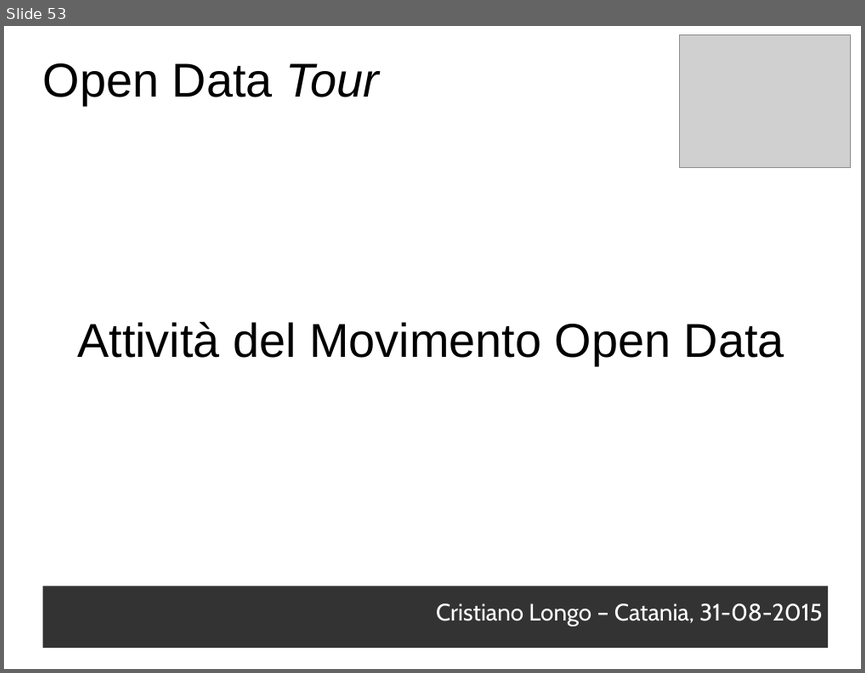
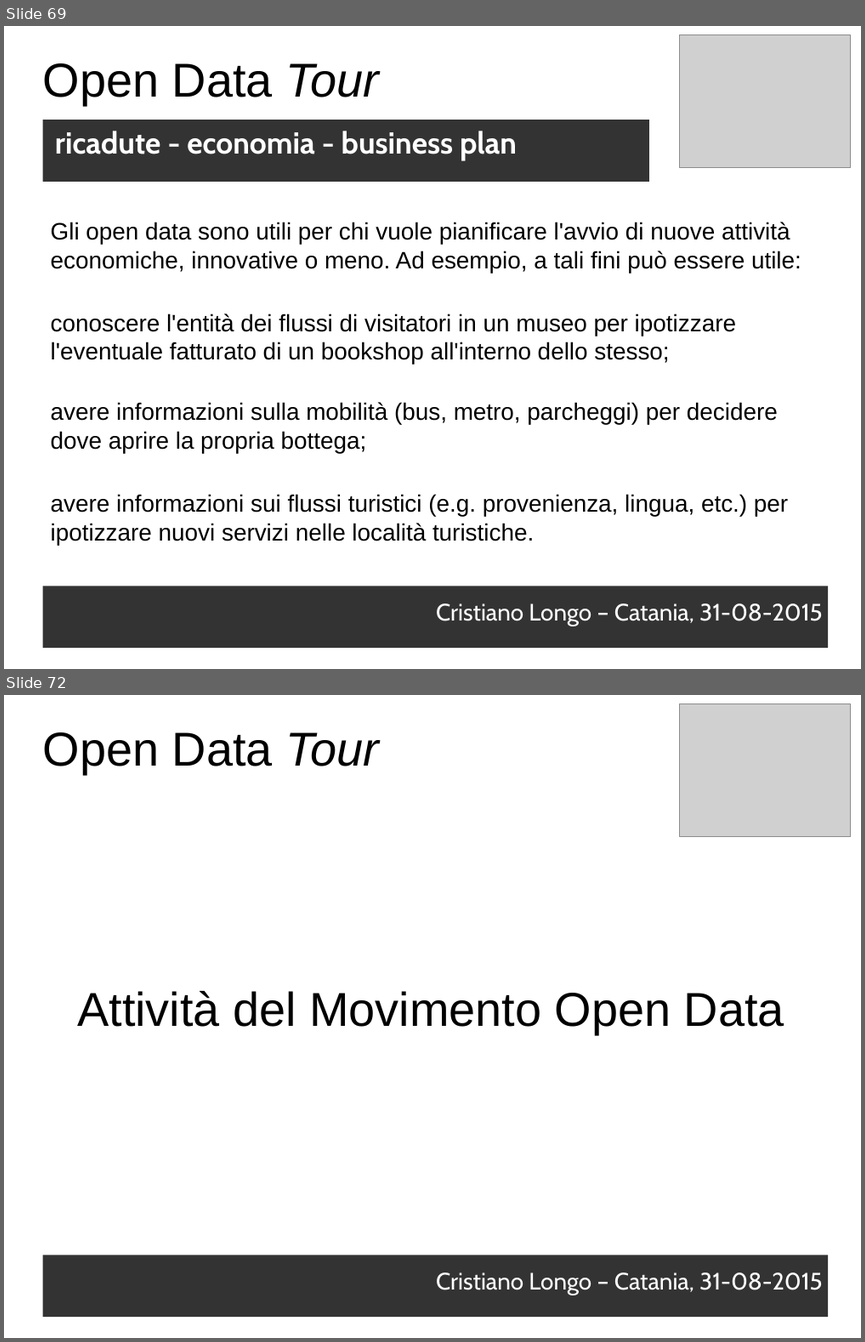
Before and after one commit to opendatahacklab/opendatatour, a slide deck: slides/31082015.odp. Shown one above the other, each under a label of ours: slide 53 before the commit, slides 69 and 72 after it; the slides between them are not shown. The pictures are 865x673 and 865x1342 pixels, drawn with LibreOffice and Linux fonts; fonts in the diff are those of the drawing; grey boxes stand for pictures. Boxes give left, top, right and bottom in pixels: in the first picture for what was removed or moved away, otherwise in the second. Text is boxed around its words. In the diff, an @@ line names an element or a change of style, - is before the commit and + after.

Commit message:
odt cope: ricadute

```diff
--- a/slides/31082015.odp
+++ b/slides/31082015.odp
@@ slide 69 added at (x1=4, y1=26, x2=861, y2=669), background #FFFFFF @@
@@ picture added at (x1=680, y1=35, x2=851, y2=167) @@
@@ text added at (x1=43, y1=63, x2=380, y2=105), 44 pt, text #000000 @@
+Open Data Tour
@@ text added at (x1=43, y1=120, x2=649, y2=182), fill #333333, 28 pt, text #FFFFFF, bold @@
+ricadute - economia - business plan
@@ text added at (x1=51, y1=222, x2=801, y2=272), 22 pt, text #000000 @@
+Gli open data sono utili per chi vuole pianificare l'avvio di nuove attività economiche, innovative o meno. Ad esempio, a tali fini può essere utile:
@@ text added at (x1=51, y1=313, x2=736, y2=364), 22 pt, text #000000 @@
+conoscere l'entità dei flussi di visitatori in un museo per ipotizzare l'eventuale fatturato di un bookshop all'interno dello stesso;
@@ text added at (x1=51, y1=402, x2=778, y2=453), 22 pt, text #000000 @@
+avere informazioni sulla mobilità (bus, metro, parcheggi) per decidere dove aprire la propria bottega;
@@ text added at (x1=51, y1=494, x2=788, y2=544), 22 pt, text #000000 @@
+avere informazioni sui flussi turistici (e.g. provenienza, lingua, etc.) per ipotizzare nuovi servizi nelle località turistiche.
@@ text added at (x1=43, y1=586, x2=828, y2=647), fill #333333, 22 pt, text #FFFFFF @@
+Cristiano Longo – Catania, 31-08-2015
@@ what was slide 53 is now slide 72 @@
```
Also in this commit, not shown: 18 other slides added.
